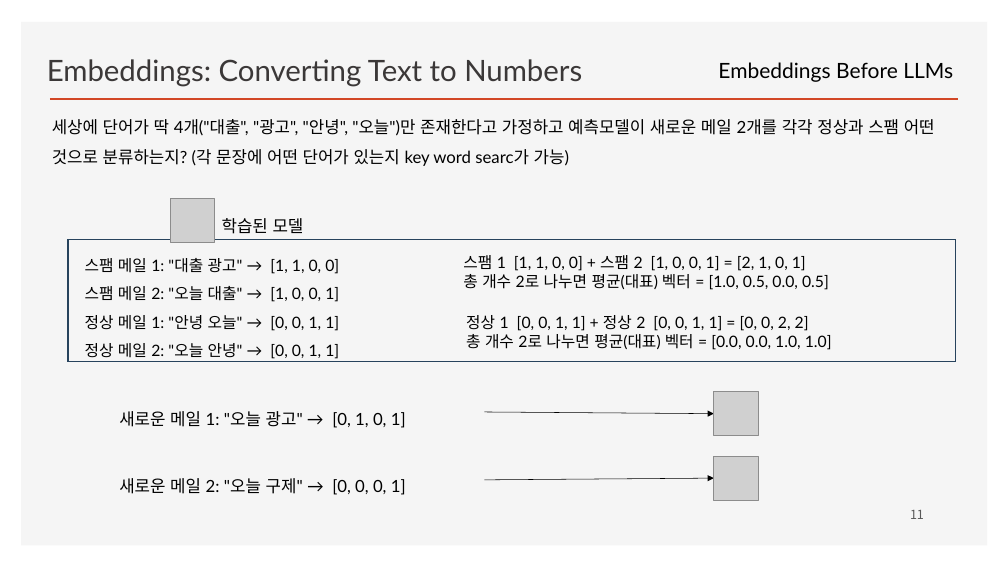
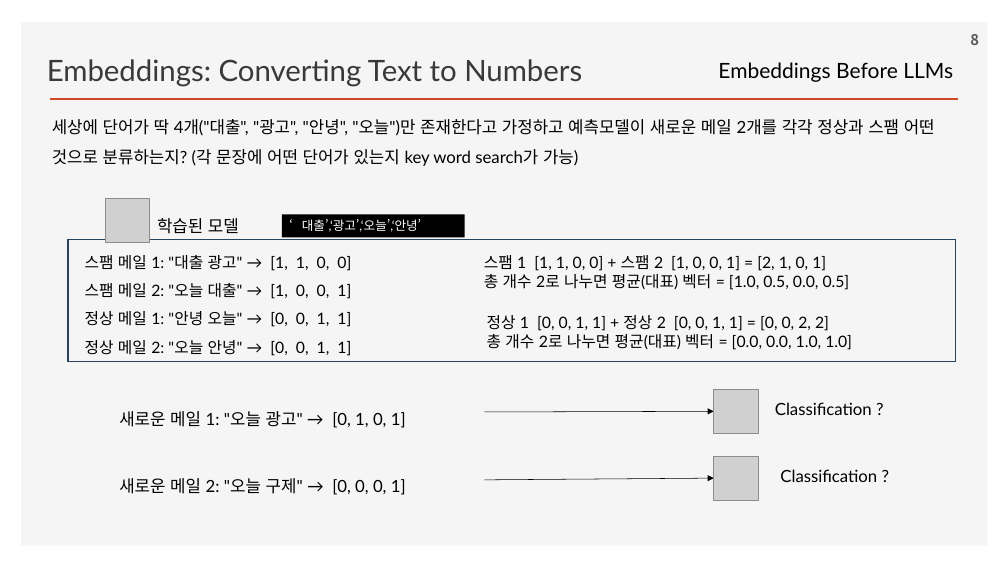
Before and after one commit to ancestor9/2026_Fall_Learning-Langchain-AI-Agent, a slide deck: slide 8 of CHAPTER 2 RAG Part I_Indexing Your Data.pptx (slide 11 before the commit). Drawn at 1008x567 pixels with LibreOffice and Linux fonts; fonts in the diff are those of the drawing; grey boxes stand for pictures; background and template pictures are left out. Boxes give left, top, right and bottom in pixels: in the first picture for what was removed or moved away, otherwise in the second. Text is boxed around its words. In the diff, an @@ line names an element or a change of style, - is before the commit and + after.

```diff
--- a/CHAPTER 2 RAG Part I_Indexing Your Data.pptx
+++ b/CHAPTER 2 RAG Part I_Indexing Your Data.pptx
@@ page number added at [970,34,979,45], 14 pt, text #595959, bold @@
+8
@@ text at [52,119,935,166]: text changed @@
-세상에 단어가 딱 4개("대출", "광고", "안녕", "오늘")만 존재한다고 가정하고 예측모델이 새로운 메일 2개를 각각 정상과 스팸 어떤 것으로 분류하는지? (각 문장에 어떤 단어가 있는지 key word searc가 가능)
+세상에 단어가 딱 4개("대출", "광고", "안녕", "오늘")만 존재한다고 가정하고 예측모델이 새로운 메일 2개를 각각 정상과 스팸 어떤 것으로 분류하는지? (각 문장에 어떤 단어가 있는지 key word search가 가능)
@@ picture added at [106,198,150,242] @@
@@ picture removed at [170,198,214,242] @@
@@ text "학습된 모델": place and size @@
-text "학습된 모델" at [222,218,304,234]
+text "학습된 모델" at [157,218,239,234]
@@ rectangle added at [282,215,465,237], fill #000000, 12 pt, text #FFFFFF @@
+‘대출’,‘광고’,‘오늘’,‘안녕’
@@ text "스팸 메일 1: "대출 광고" ..." rewrapped from [85,258,339,359] to [85,255,351,356] @@
@@ text "스팸 1 [1, 1, 0, ...": place and size @@
-text "스팸 1 [1, 1, 0, ..." at [463,255,829,290]
+text "스팸 1 [1, 1, 0, ..." at [484,255,850,290]
@@ text "정상 1 [0, 0, 1, ...": place and size @@
-text "정상 1 [0, 0, 1, ..." at [466,315,832,350]
+text "정상 1 [0, 0, 1, ..." at [487,315,852,350]
@@ text added at [775,402,872,415], 16 pt, text #000000 @@
+Classification ?
@@ text added at [780,469,877,482], 16 pt, text #000000 @@
+Classification ?
@@ page number removed at [910,510,924,519] @@
-11
```
Also in this commit, not shown: 16 other slides changed, 3 slides removed.
